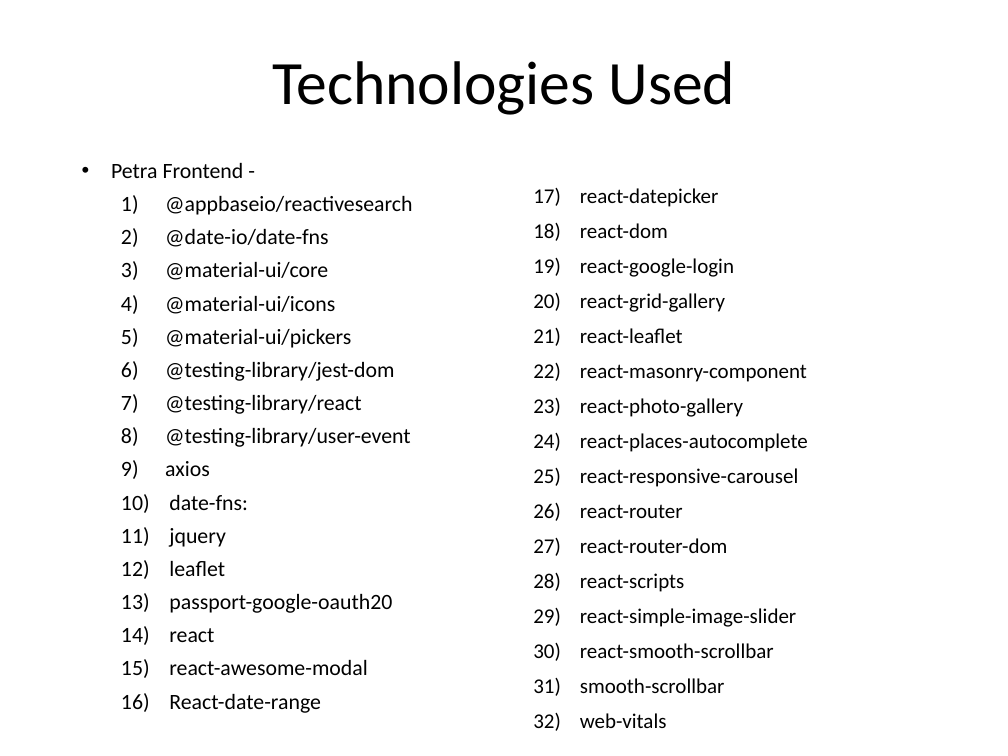
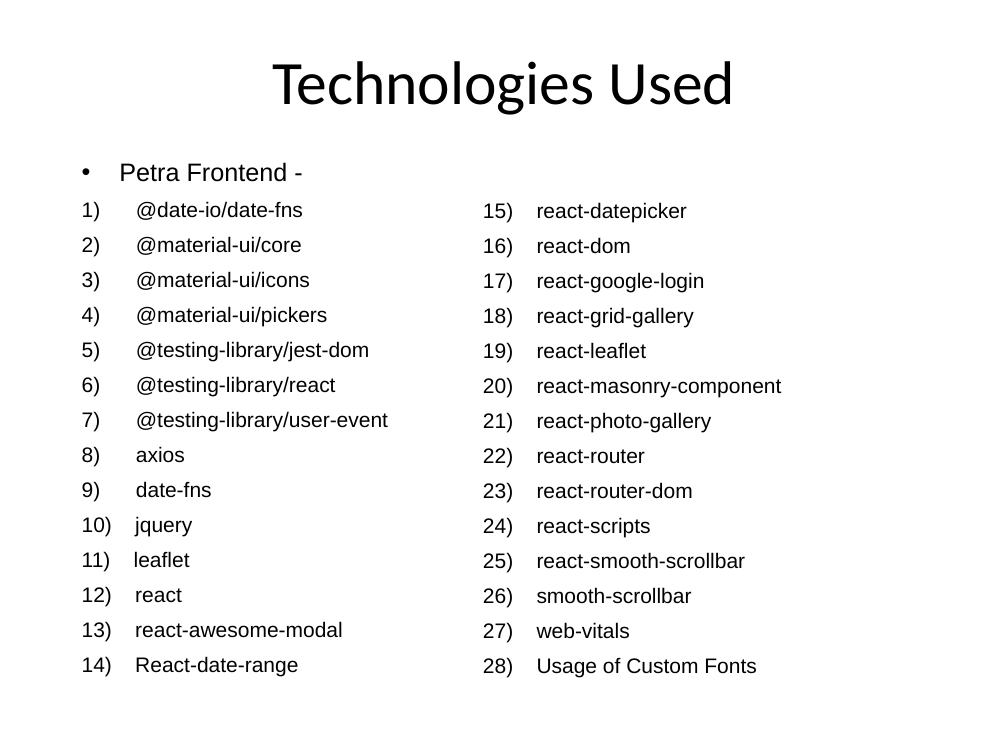
Before and after one commit to iVishalr/petra-backend, a slide deck: slide 3 of UE19CS204 – WT – Project Report.pptx. Drawn at 1008x756 pixels with LibreOffice and Linux fonts; fonts in the diff are those of the drawing. Boxes give left, top, right and bottom in pixels: in the first picture for what was removed or moved away, otherwise in the second. Text is boxed around its words. In the diff, an @@ line names an element or a change of style, - is before the commit and + after.

```diff
--- a/UE19CS204 – WT – Project Report.pptx
+++ b/UE19CS204 – WT – Project Report.pptx
@@ text at [119, 162, 388, 677]: size 15.6 to 18 pt in "Petra Frontend -"; font Calibri to Arial, size 15.6 to 15 pt; indent changed; more space between paragraphs; list level 2 to 1 in "@date-io/date-fns"; list level 2 to 1 in "@material-ui/core"; list level 2 to 1 in "@material-ui/icons"; list level 2 to 1 in "@material-ui/pickers"; list level 2 to 1 in "@testing-library/jest-dom"; list level 2 to 1 in "@testing-library/react"; list level 2 to 1 in "@testing-library/user-event"; list level 2 to 1 in "axios"; list level 2 to 1 in "jquery"; list level 2 to 1 in "leaflet"; list level 2 to 1 in "react"; list level 2 to 1 in "react-awesome-modal"; list level 2 to 1 in "React-date-range" @@
@@ text at [165, 196, 412, 215]: paragraph removed @@
-  1) @appbaseio/reactivesearch
@@ text "react-datepicker": place and size @@
-text "react-datepicker" at [580, 188, 808, 728]
+text "react-datepicker" at [537, 202, 782, 678]
@@ text at [537, 202, 782, 639]: font Calibri to Arial; list level 2 to 1 in "react-datepicker"; list level 2 to 1 in "react-dom"; list level 2 to 1 in "react-google-login"; list level 2 to 1 in "react-grid-gallery"; list level 2 to 1 in "react-leaflet"; list level 2 to 1 in "react-masonry-component"; list level 2 to 1 in "react-photo-gallery"; list level 2 to 1 in "react-router"; list level 2 to 1 in "react-router-dom"; list level 2 to 1 in "react-scripts"; list level 2 to 1 in "react-smooth-scrollbar"; list level 2 to 1 in "smooth-scrollbar"; list level 2 to 1 in "web-vitals" @@
@@ text at [580, 433, 808, 487]: paragraphs removed @@
-  24) react-places-autocomplete
-  25) react-responsive-carousel
@@ text at [136, 481, 212, 498]: text changed; size 15.6 to 15 pt; font Calibri to Arial @@
-  10) date-fns:
+9) date-fns
@@ text at [169, 594, 392, 613]: paragraph removed @@
-  13) passport-google-oauth20
@@ text at [580, 608, 796, 627]: paragraph removed @@
-  29) react-simple-image-slider
@@ text at [537, 658, 756, 678]: paragraph added @@
+28) Usage of Custom Fonts
```
Also in this commit, not shown: 2 other slides changed.
